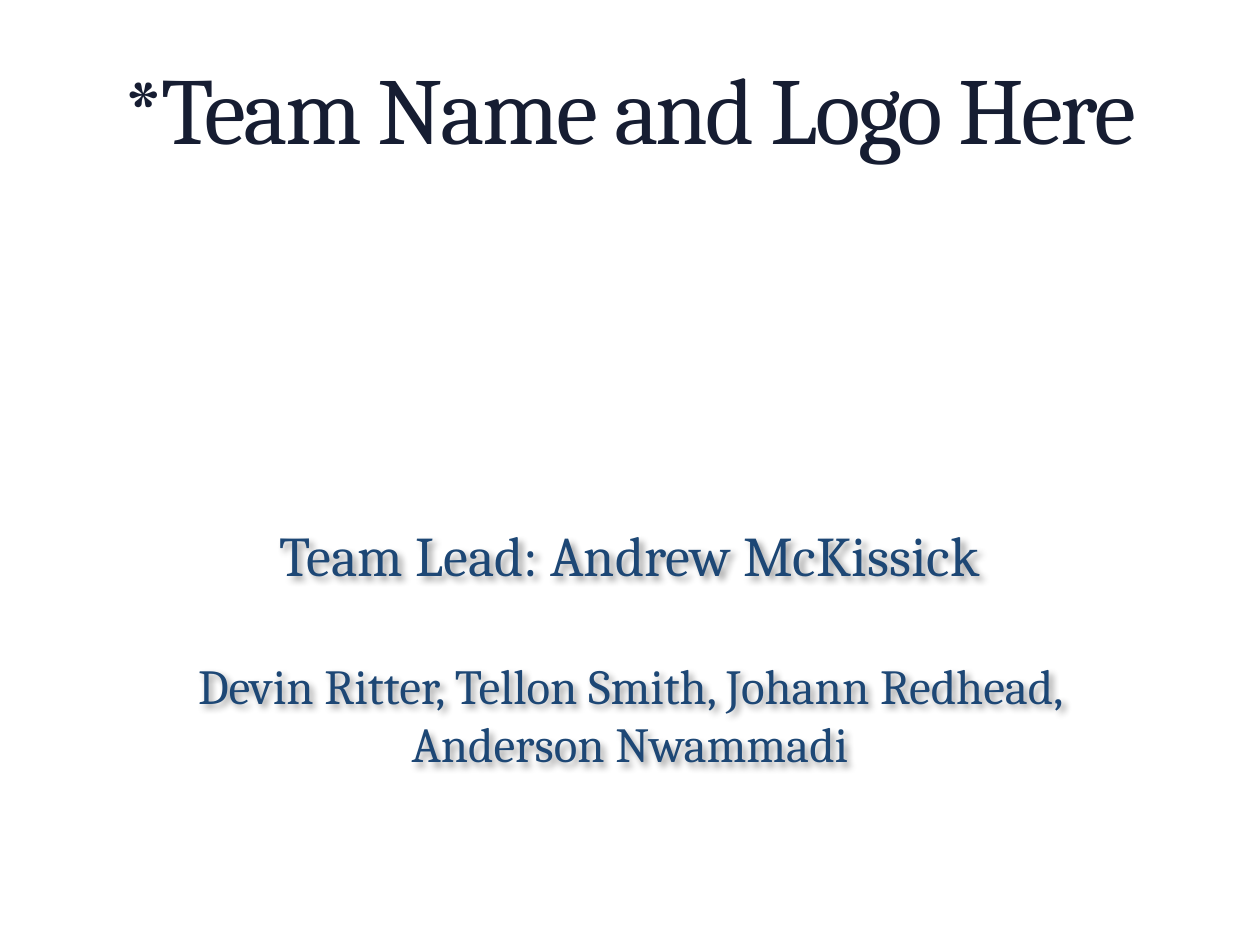
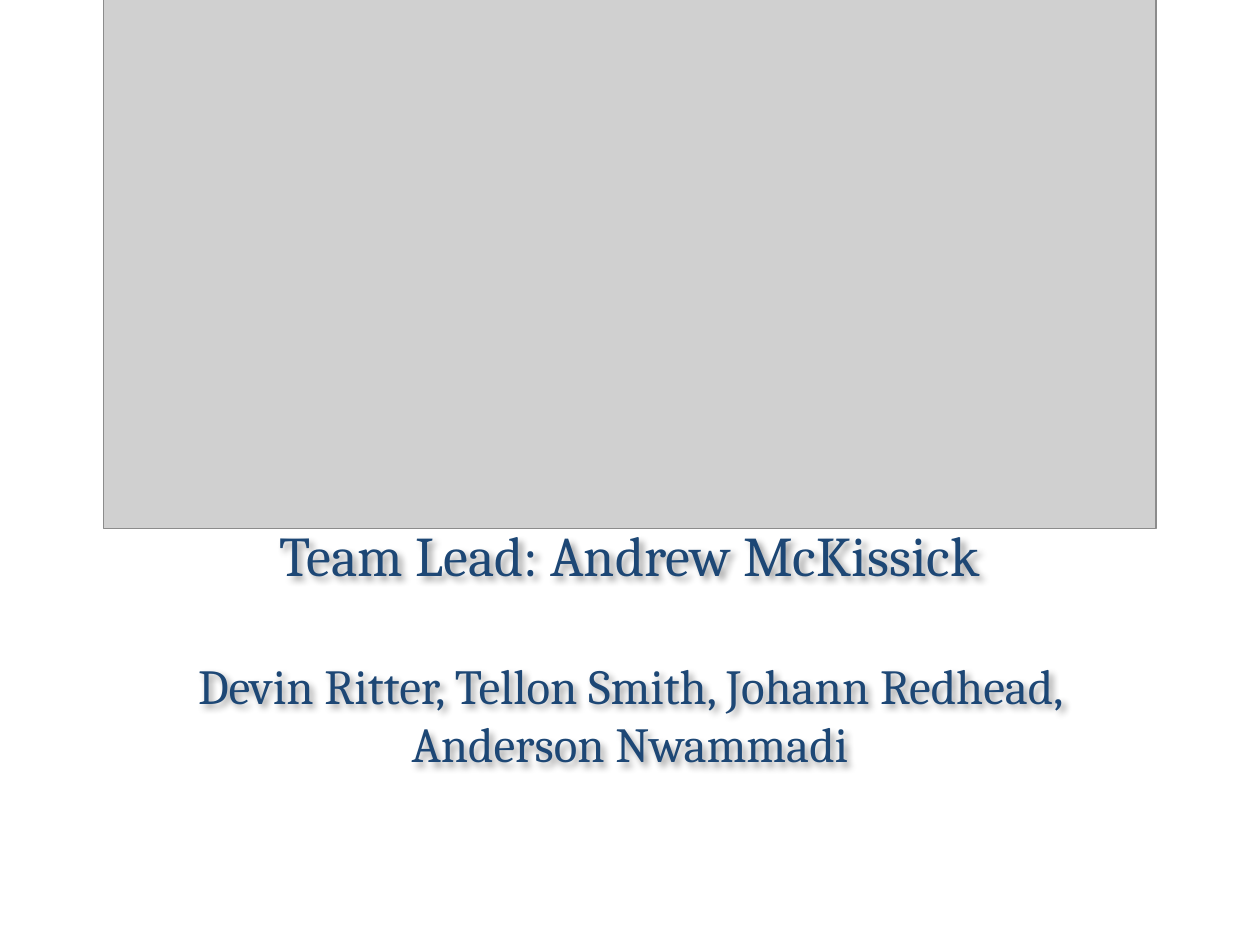
Before and after one commit to Sundrin/Software-Engineering---Team-Project, a slide deck: slide 2 of Interim Presentation/Software Engineering.pptx. Drawn at 1260x945 pixels with LibreOffice and Linux fonts; fonts in the diff are those of the drawing; grey boxes stand for pictures; background and template pictures are left out. Boxes give left, top, right and bottom in pixels: in the first picture for what was removed or moved away, otherwise in the second. Text is boxed around its words. In the diff, an @@ line names an element or a change of style, - is before the commit and + after.

Commit message:
Added logo and team name to slides

```diff
--- a/Interim Presentation/Software Engineering.pptx
+++ b/Interim Presentation/Software Engineering.pptx
@@ picture added at (103,0,1155,529) @@
@@ title removed at (124,78,1136,164) @@
-*Team Name and Logo Here
```
Also in this commit, not shown: 1 other file.
